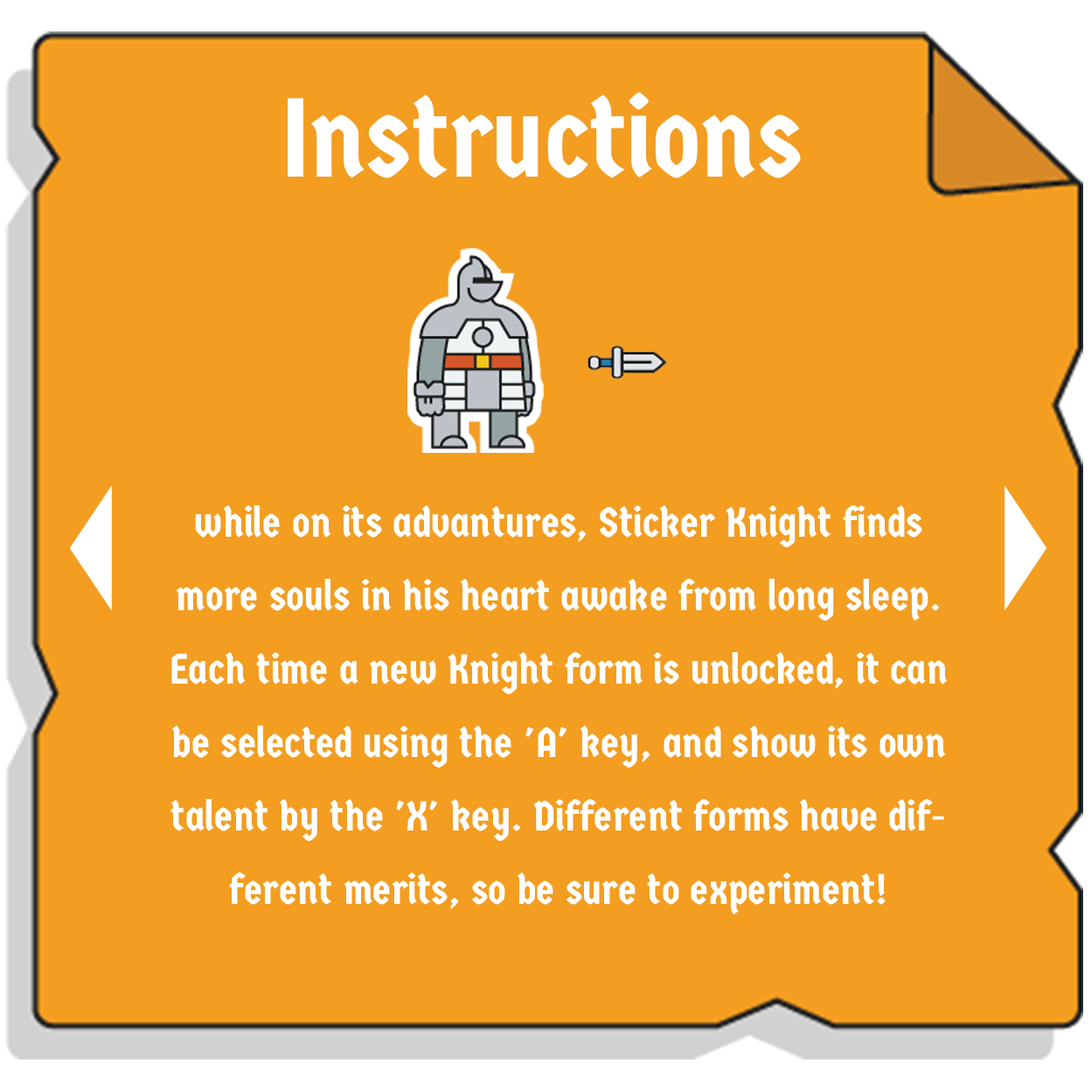
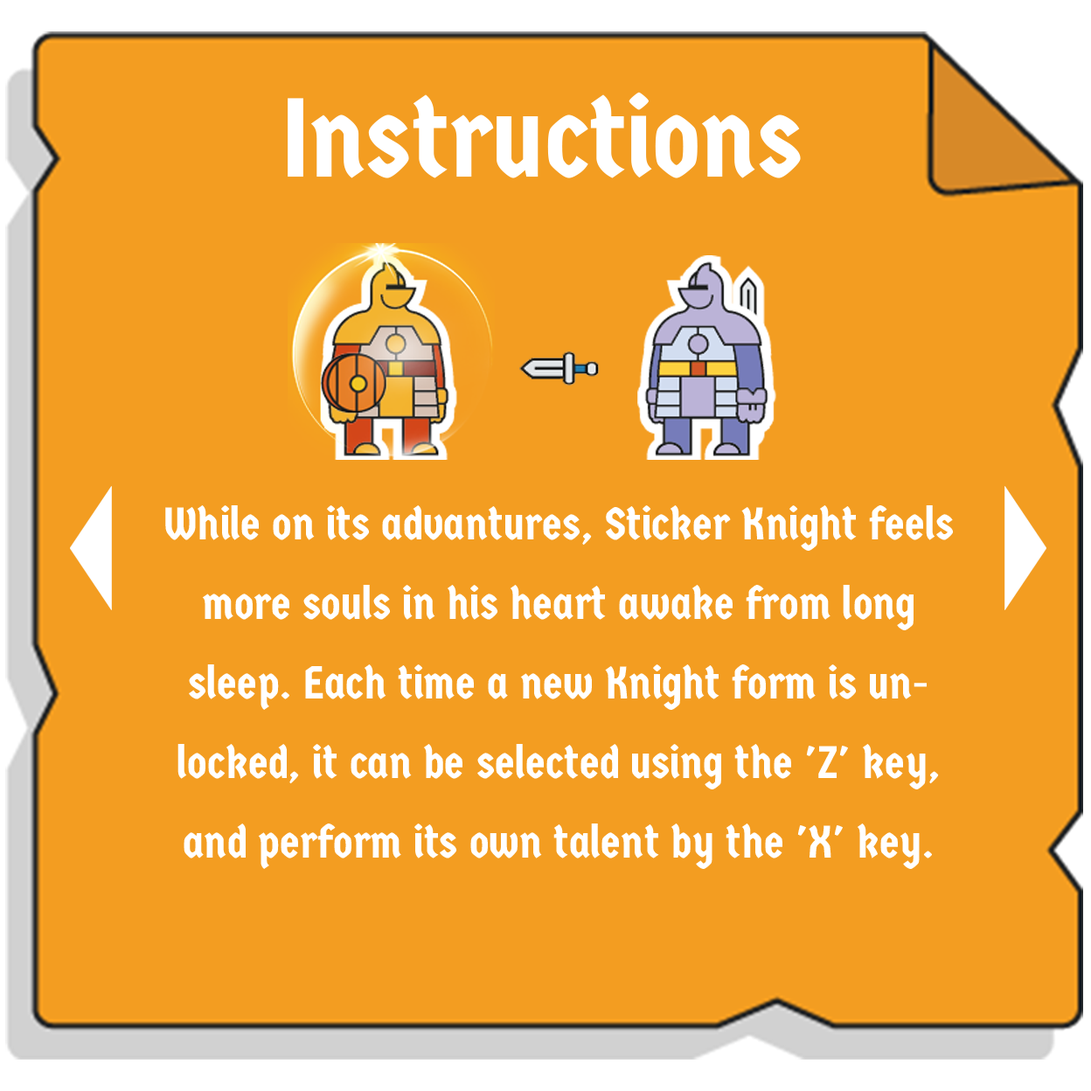
Comparing the layer stacks of the two 1091×1091 images. Changes:
painted on "图层 2" over [519, 345, 668, 386]
added layer "图层 6" above "图层 5" over [637, 255, 777, 461]
renamed "图层 1" to "图层 5", painted on it over [287, 243, 545, 461]
renamed "while on its advantures, Sticker Knight finds more souls in his" to "While on its advantures, Sticker Knight feels more souls in his", painted on it over [165, 505, 955, 915]
